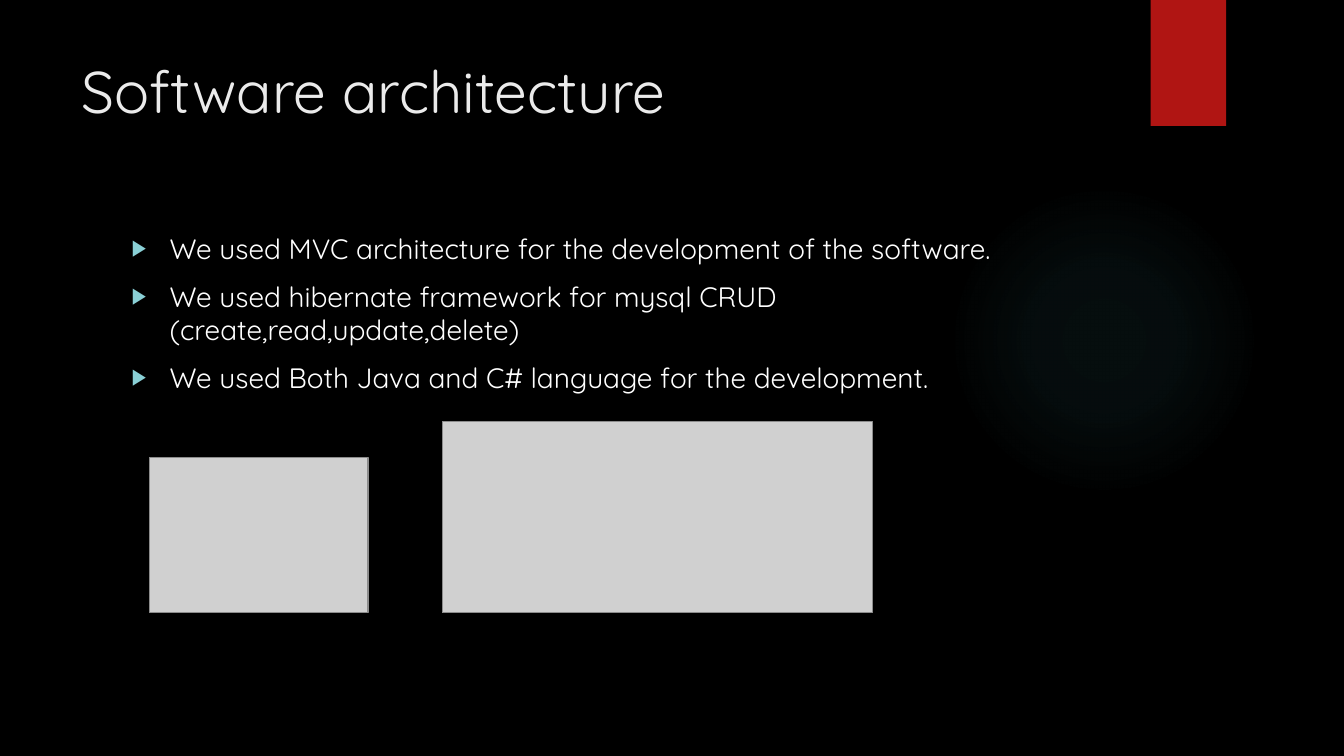
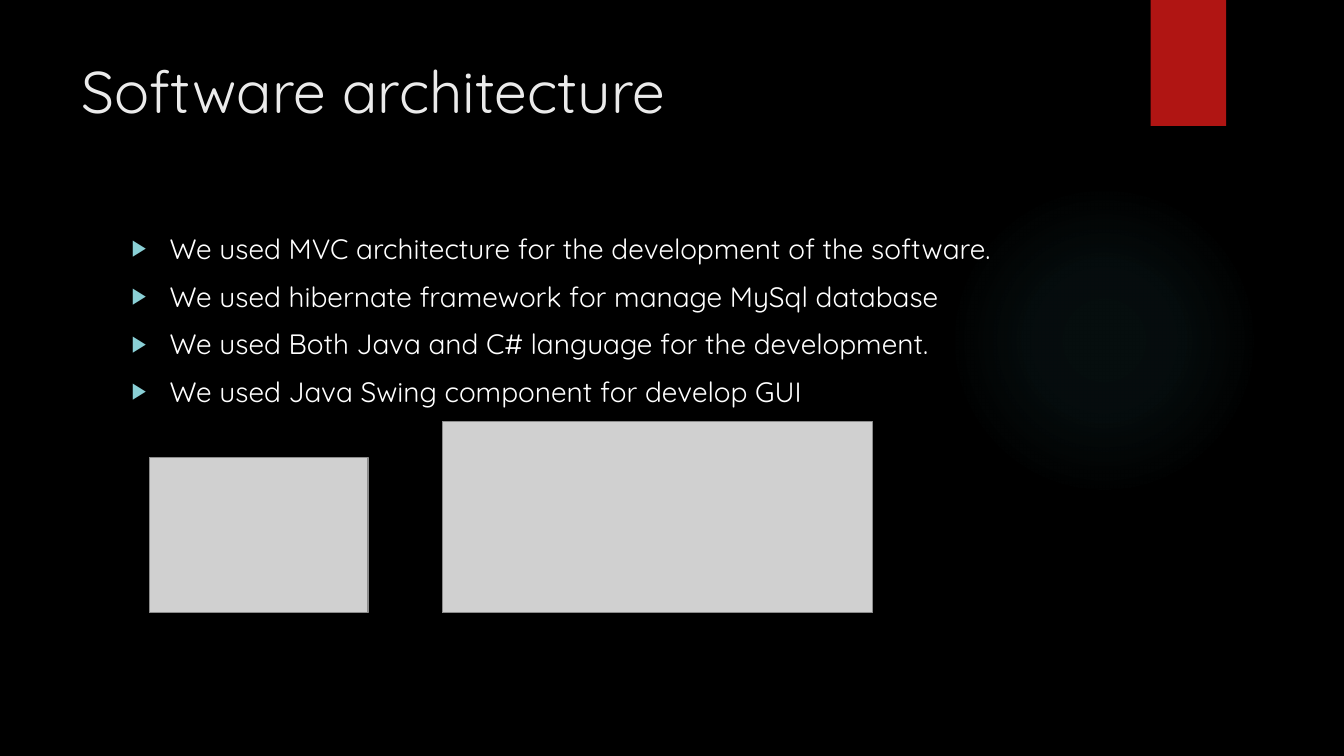
Before and after one commit to nashgimhana/OilSystemVIVA, a slide deck: slide 4 of doc files/ppt/Team XOcodes.pptx. Drawn at 1344x756 pixels with LibreOffice and Linux fonts; fonts in the diff are those of the drawing; grey boxes stand for pictures; background and template pictures are left out. Boxes give left, top, right and bottom in pixels: in the first picture for what was removed or moved away, otherwise in the second. Text is boxed around its words. In the diff, an @@ line names an element or a change of style, - is before the commit and + after.

```diff
--- a/doc files/ppt/Team XOcodes.pptx
+++ b/doc files/ppt/Team XOcodes.pptx
@@ text at [170,286,939,313]: text changed @@
-▶ We used hibernate framework for mysql CRUD (create,read,update,delete)
+▶ We used hibernate framework for manage MySql database
@@ text at [170,381,801,408]: paragraph added @@
+▶ We used Java Swing component for develop GUI
```
Also in this commit, not shown: 1 other slide changed.
